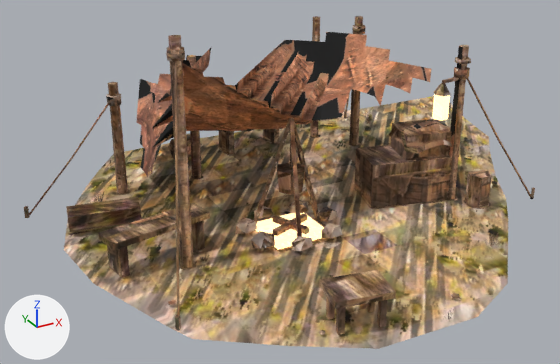
One commit to the glTF model godot/project/assets/forest_rescue/landmarks/lf_env_camp_props_LOD1.glb: the scene before it, then after it.
Before and after are seen from a 50 mm camera at (-4.99, -8.92, 4.67) aimed at (-0.24, -0.29, 0.36). Lighting does not change. The marker at lower left points along +X, +Y and +Z. The picture after the commit comes second. Where no turn or scale is listed for an object, it has been applied to the vertices. Vertices at exactly the same position are counted once.

The scene before the commit, as lines of its bpy script (objects in view):
```python
ob_lf_env_camp_props_base_lod1 = bpy.data.objects.new('lf_env_camp_props_base_LOD1', me_lf_env_camp_props_base_lod1)
ob_lf_env_camp_props_base_lod1.location = (0.0, 0.0, 0.0)
ob_lf_env_camp_props_cloth_lod1 = bpy.data.objects.new('lf_env_camp_props_cloth_LOD1', me_lf_env_camp_props_cloth_lod1)
ob_lf_env_camp_props_cloth_lod1.location = (0.0, 0.0, 0.0)
ob_lf_env_camp_props_lod1_1 = bpy.data.objects.new('lf_env_camp_props_LOD1', me_lf_env_camp_props_lod1)
ob_lf_env_camp_props_lod1_1.location = (0.0, 0.0, 0.0)
```
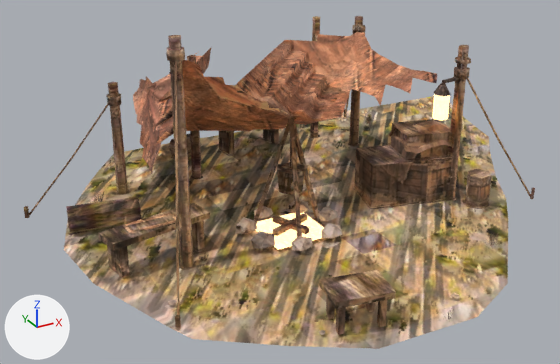
Pixel boxes [x1, y1, x2, y2] of what changed, in the pictures (560 x 364 px; the box of a moved part takes in the faces that stretch with it):
'lf_env_camp_props_cloth_LOD1', reshaped: before [136, 32, 432, 177]; after [133, 32, 437, 174]
part 1 of me_lf_env_camp_props_cloth_lod1, moved or reshaped: before [325, 32, 432, 81]; after [317, 32, 437, 83]
part 2 of me_lf_env_camp_props_cloth_lod1, reshaped: before [146, 55, 189, 94]; after [133, 51, 199, 114]
part 3 of me_lf_env_camp_props_cloth_lod1, built on: before [302, 120, 315, 124]; after [305, 120, 324, 125]
part 4 of me_lf_env_camp_props_cloth_lod1, built on: before [182, 60, 191, 68]; after [169, 60, 201, 73]
part 5 of me_lf_env_camp_props_cloth_lod1, deleted: before [141, 158, 149, 177]
part 6 of me_lf_env_camp_props_cloth_lod1, surface changed: [333, 39, 430, 82] in both
part 7 of me_lf_env_camp_props_lod1, surface changed: [24, 16, 535, 335] in both

Edits to the bpy script that builds the scene:
```text
Change me_lf_env_camp_props_cloth_lod1:
    used by ob_lf_env_camp_props_cloth_lod1; location = (0.0, 0.0, 0.0)
    remove me_lf_env_camp_props_cloth_lod1.from_pydata(...)  # 282 vertices, 454 faces; spans x -2.29..1.93, y -1.21..3.0, z 0.17..2.49
    add me_lf_env_camp_props_cloth_lod1.from_pydata(...)  # 302 vertices, 486 faces; spans x -2.29..1.95, y -1.22..3.01, z 0.27..2.48
    me_lf_env_camp_props_cloth_lod1 part 1: 6 vertices moved from x 1.66..1.85, y -0.83..1.37, z 1.78..1.9 to x 1.61..1.78, y -1.22..1.19, z 1.74..1.88; 7 vertices removed from x 1.58..1.93, y -0.15..1.48, z 1.76..1.93; 15 vertices added at x 1.46..1.95, y -1.01..1.54, z 1.74..1.95
    me_lf_env_camp_props_cloth_lod1 part 2: 5 vertices removed from x -1.02..-0.36, y 2.47..2.61, z 1.16..1.51; 15 vertices added at x -1.26..-0.17, y 2.45..3.01, z 0.63..1.57
    me_lf_env_camp_props_cloth_lod1 part 3: 1 vertex removed from x 0.09, y -0.66, z 1.3; 4 vertices added at x -0.04..0.21, y -0.8..-0.6, z 1.25..1.34
    me_lf_env_camp_props_cloth_lod1 part 4: 1 vertex removed from x -1.85, y -1.17, z 2.49; 3 vertices added at x -2.09..-1.76, y -1.19..-1.15, z 2.37..2.48
    me_lf_env_camp_props_cloth_lod1 part 5: 3 vertices removed from x -1.74..-1.61, y 0.9..1.57, z 0.17..0.28
    me_lf_env_camp_props_cloth_lod1 part 6: 7 kept faces spanning x 1.52..1.78, y -1.1..1.19, z 1.68..1.88 get new texture (UV) coordinates
Change me_lf_env_camp_props_lod1:
    where me_lf_env_camp_props_lod1.from_pydata(...)  # 622 vertices, 950 faces; spans x -3.45..3.05, y -3.49..2.45, z -0.01..2.78
    used by ob_lf_env_camp_props_lod1_1; location = (0.0, 0.0, 0.0)
    me_lf_env_camp_props_lod1 part 7: texture (UV) coordinates of 948 of 950 faces, centred in x -3.44..3.04, y -3.45..2.44, z 0.0..2.78, changed; they spanned u 0.0..1.0, v 0.0..1.0 and now span u 0.0..1.0, v 0.0..1.0
```
